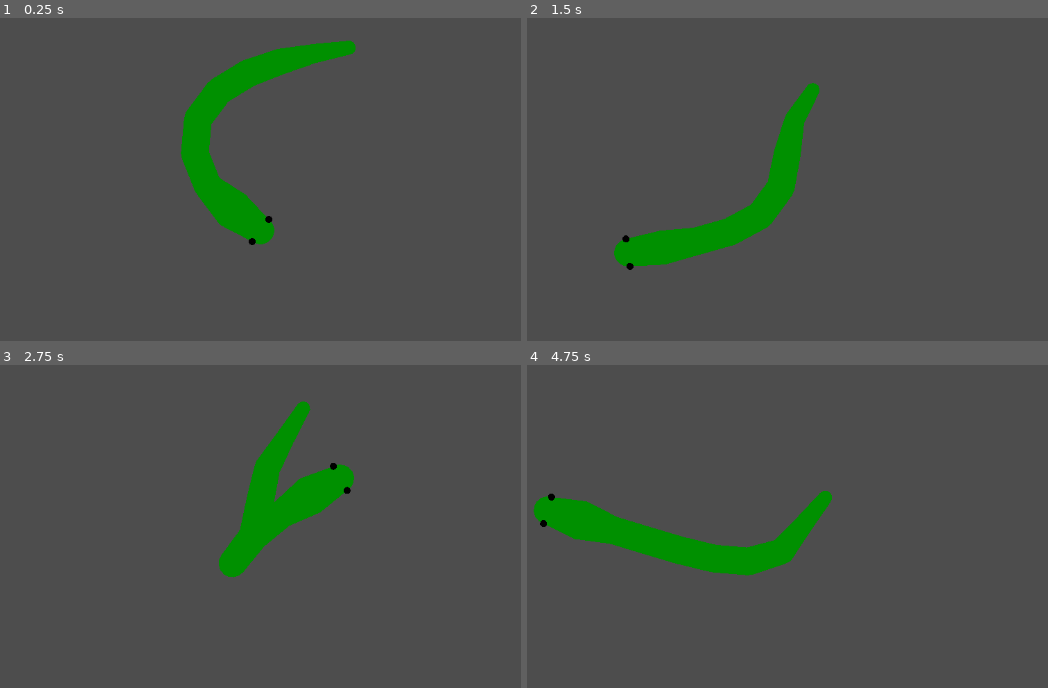
Above: before the commit, frames 1-4 (two rows, left to right).
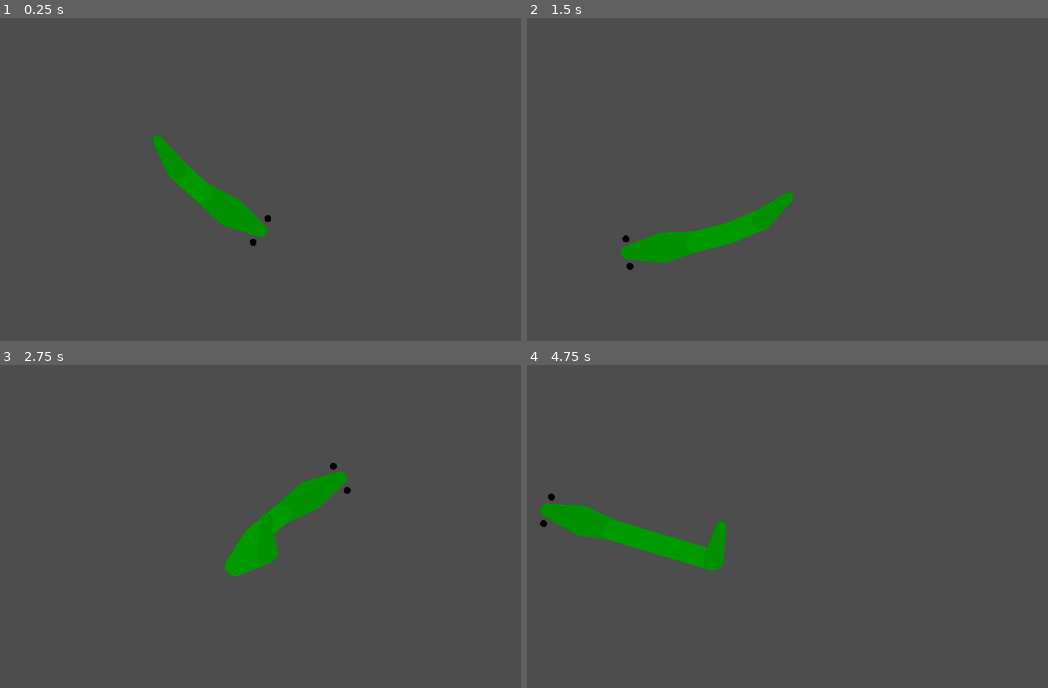
Above: after the commit, the same moments.

Repository: dbedggood/snake
Game: Godot game, scene res://main.tscn
Same seed, same stepped clock (60 frames per second), same inputs: the game is played once before the commit and once after it.
Inputs (mouse positions are in pixels of both pictures, inside the frame that each line leads up to):
- Up to frame 1 (0.25 s): no input
- Up to frame 2 (1.5 s): tap Enter at 0.5 s; move the mouse to (964, 208) at 0.52 s; press the mouse at (964, 208) at 0.53 s; right-click (964, 208) at 0.8 s; tap Space at 1.25 s; move the mouse to (625, 253) at 1.27 s; release the mouse at (625, 253) at 1.28 s; right-click (625, 253) at 1.35 s
- Up to frame 3 (2.75 s): click (98, 600) at 1.55 s; tap Enter at 2 s; move the mouse to (338, 478) at 2.02 s; press the mouse at (338, 478) at 2.03 s; right-click (338, 478) at 2.3 s
- Up to frame 4 (4.75 s): tap Space at 2.75, 4.25 s; move the mouse to (745, 668) at 2.77 s; release the mouse at (745, 668) at 2.78 s; right-click (745, 668) at 2.85 s; click (745, 668) at 3.05 s; tap Enter at 3.5 s; move the mouse to (1027, 646) at 3.52 s; press the mouse at (1027, 646) at 3.53 s; right-click (1027, 646) at 3.8 s; move the mouse to (547, 510) at 4.27 s; release the mouse at (547, 510) at 4.28 s; right-click (547, 510) at 4.35 s; click (547, 510) at 4.55 s

The runs differ from the first frame. In frame 1, 4.8% of the frame differs, in the area x 29-69%, y 7-71%; in frame 2, 2.5%; in frame 3, 2.8%; in frame 4, 3.0%.

Commit message:
Split wiggler into snake parts under new snake scene

Diff:
--- /dev/null
+++ b/Body.gd
@@ -0,0 +1,39 @@
+extends Line2D
+
+const MAX_POINT_DISTANCE = 50
+
+@onready var head = $"../Head"
+
+
+func _process(delta):
+	var point_count = get_point_count()
+	set_point_position(0, head.get_point_position(2))
+
+	for point_index in range(1, point_count):
+		var previous_point_position = get_point_position(point_index - 1)
+		var current_point_position = get_point_position(point_index)
+		var previous_to_current_vector = current_point_position - previous_point_position
+		var constrained_new_position = (
+			previous_point_position + previous_to_current_vector.normalized() * MAX_POINT_DISTANCE
+		)
+		set_point_position(point_index, constrained_new_position)
+
+
+func _input(event):
+	var point_count = get_point_count()
+	var last_point_index = point_count - 1
+
+	if event.is_action_pressed("grow_snake"):
+		print("grow!")
+		var snake_tail_tip = get_point_position(last_point_index)
+		var snake_tail_base = get_point_position(last_point_index - 1)
+		var snake_tail_direction = (snake_tail_tip - snake_tail_base).normalized()
+
+		add_point(get_point_position(last_point_index) + snake_tail_direction * MAX_POINT_DISTANCE)
+
+	if event.is_action_pressed("shrink_snake"):
+		if point_count > 3:
+			print("shrink!")
+			remove_point(last_point_index)
+		else:
+			print("too small to shrink!")
--- /dev/null
+++ b/Head.gd
@@ -0,0 +1,32 @@
+extends Line2D
+
+const PUPILLARY_DISTANCE = 10
+const MAX_MOUSE_DISTANCE = 10
+const MAX_POINT_DISTANCE = 50
+
+
+func _process(delta):
+	var point_count = get_point_count()
+	var mouse_position = get_global_mouse_position()
+	set_point_position(0, mouse_position)
+
+	for point_index in range(1, point_count):
+		var previous_point_position = get_point_position(point_index - 1)
+		var current_point_position = get_point_position(point_index)
+		var previous_to_current_vector = current_point_position - previous_point_position
+		var constrained_new_position = (
+			previous_point_position + previous_to_current_vector.normalized() * MAX_POINT_DISTANCE
+		)
+		set_point_position(point_index, constrained_new_position)
+
+
+func _draw():
+	var snake_head_tip = get_point_position(0)
+	var snake_head_base = get_point_position(1)
+	var snake_head_direction = (snake_head_tip - snake_head_base).normalized()
+
+	#draw eyes
+	var left_eye_offset = snake_head_direction.orthogonal() * 20
+	var right_eye_offset = left_eye_offset * -1
+	draw_circle(snake_head_tip + left_eye_offset, PUPILLARY_DISTANCE / 2, Color.BLACK)
+	draw_circle(snake_head_tip + right_eye_offset, PUPILLARY_DISTANCE / 2, Color.BLACK)
--- /dev/null
+++ b/Tail.gd
@@ -0,0 +1,19 @@
+extends Line2D
+
+const MAX_POINT_DISTANCE = 50
+
+@onready var body = $"../Body"
+
+
+func _process(delta):
+	var point_count = get_point_count()
+	set_point_position(0, body.get_point_position(body.get_point_count() - 1))
+
+	for point_index in range(1, point_count):
+		var previous_point_position = get_point_position(point_index - 1)
+		var current_point_position = get_point_position(point_index)
+		var previous_to_current_vector = current_point_position - previous_point_position
+		var constrained_new_position = (
+			previous_point_position + previous_to_current_vector.normalized() * MAX_POINT_DISTANCE
+		)
+		set_point_position(point_index, constrained_new_position)
--- a/main.tscn
+++ b/main.tscn
@@ -1,7 +1,7 @@
 [gd_scene load_steps=2 format=3 uid="uid://bqpkkdeau0883"]
 
-[ext_resource type="PackedScene" uid="uid://c8ktre1td65b2" path="res://wiggler.tscn" id="1_y4fe1"]
+[ext_resource type="PackedScene" uid="uid://c0qatomkpyf4e" path="res://snake.tscn" id="1_yyfku"]
 
 [node name="Main" type="Node2D"]
 
-[node name="Wiggler" parent="." instance=ExtResource("1_y4fe1")]
+[node name="Snake" parent="." instance=ExtResource("1_yyfku")]
--- /dev/null
+++ b/snake.tscn
@@ -0,0 +1,45 @@
+[gd_scene load_steps=6 format=3 uid="uid://c0qatomkpyf4e"]
+
+[ext_resource type="Script" path="res://Head.gd" id="1_4r3ow"]
+[ext_resource type="Script" path="res://Tail.gd" id="2_k0c57"]
+[ext_resource type="Script" path="res://Body.gd" id="2_m2tg6"]
+
+[sub_resource type="Curve" id="Curve_xg11q"]
+_data = [Vector2(0, 0.4), 0.0, 0.0, 0, 0, Vector2(0.3, 1), 0.0, 0.0, 0, 0, Vector2(1, 0.6), 0.0, 0.0, 0, 0]
+point_count = 3
+metadata/_snap_enabled = true
+
+[sub_resource type="Curve" id="Curve_d3lmw"]
+_data = [Vector2(0, 0.6), 0.0, 0.0, 0, 0, Vector2(1, 0.3), 0.0, 0.0, 0, 0]
+point_count = 2
+metadata/_snap_enabled = true
+
+[node name="Snake" type="Node2D"]
+metadata/_edit_group_ = true
+
+[node name="Head" type="Line2D" parent="."]
+points = PackedVector2Array(2.08165e-12, 2.08165e-12, 50, 2.08165e-12, 100, 2.08165e-12)
+width = 50.0
+width_curve = SubResource("Curve_xg11q")
+default_color = Color(0, 0.564706, 0, 1)
+joint_mode = 2
+begin_cap_mode = 2
+script = ExtResource("1_4r3ow")
+
+[node name="Body" type="Line2D" parent="."]
+points = PackedVector2Array(100, 2.08165e-12, 200, 2.08165e-12)
+width = 30.0
+default_color = Color(0, 0.6, 0, 1)
+joint_mode = 2
+begin_cap_mode = 2
+script = ExtResource("2_m2tg6")
+
+[node name="Tail" type="Line2D" parent="."]
+points = PackedVector2Array(200, 2.08165e-12, 300, 2.08165e-12)
+width = 50.0
+width_curve = SubResource("Curve_d3lmw")
+default_color = Color(0, 0.564706, 0, 1)
+joint_mode = 2
+begin_cap_mode = 2
+end_cap_mode = 2
+script = ExtResource("2_k0c57")
